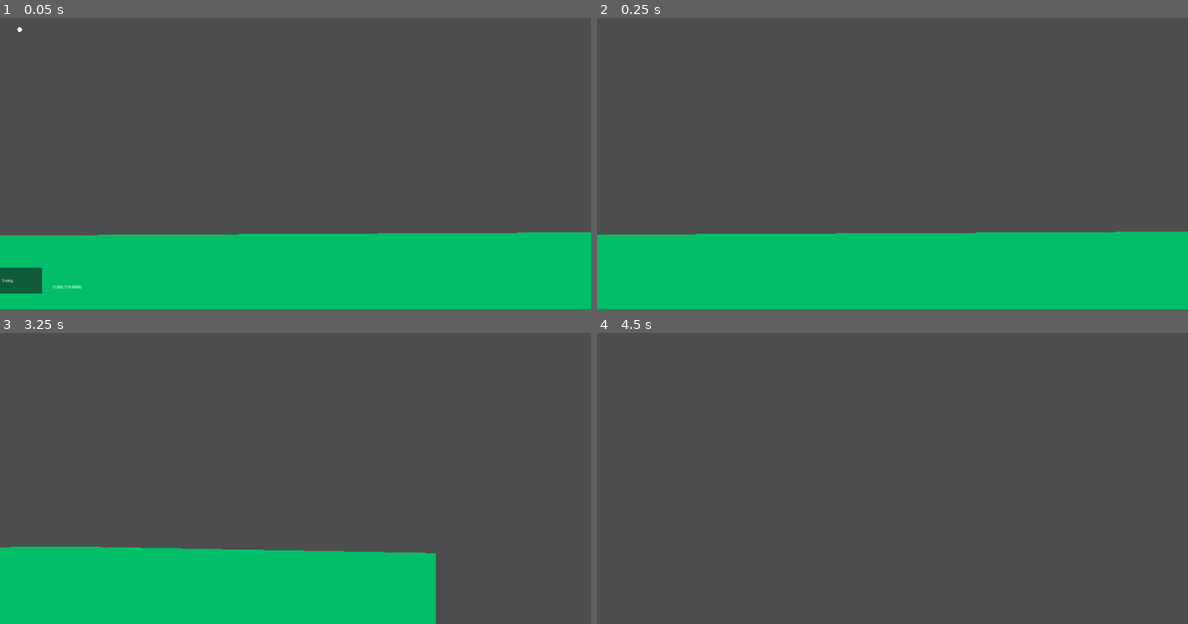
Above: before the commit, frames 1-4 (two rows, left to right).
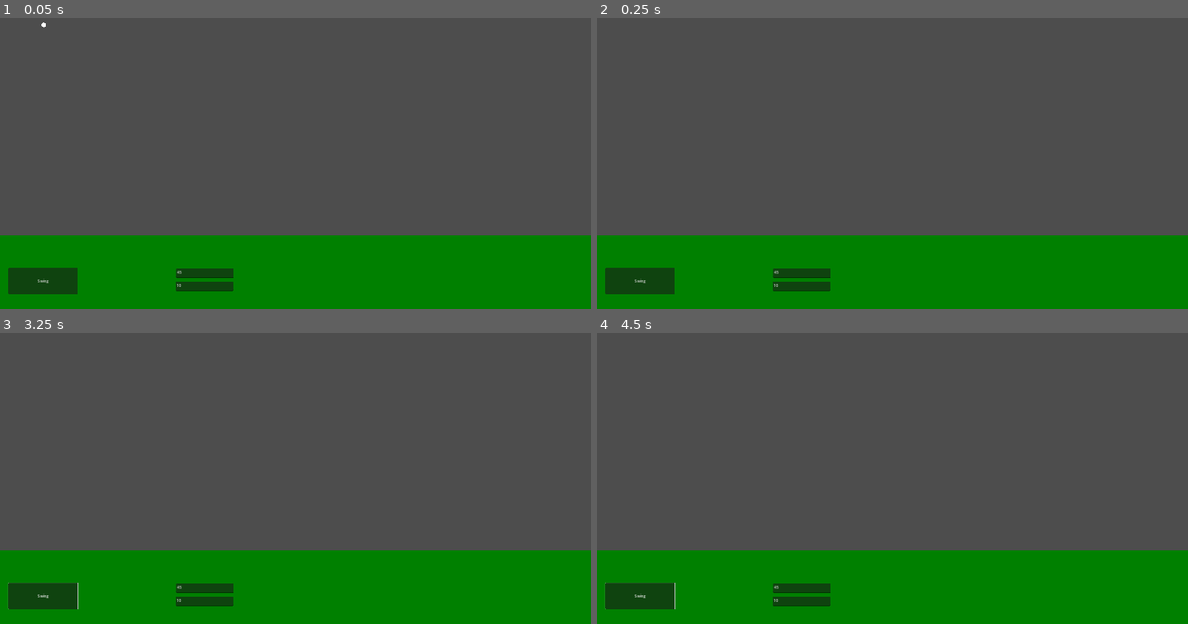
Above: after the commit, the same moments.

Repository: kentkalk/golf2d
Game: Godot game, scene res://MainGame/main_game.tscn
Same seed, same stepped clock (60 frames per second), same inputs: the game is played once before the commit and once after it.
Inputs (mouse positions are in pixels of both pictures, inside the frame that each line leads up to):
- Up to frame 1 (0.05 s): no input
- Up to frame 2 (0.25 s): no input
- Up to frame 3 (3.25 s): click (41, 594) at 0.5 s, where only the run after the commit has a clickable "Swing"; click (41, 594) at 1.25 s, where only the run after the commit has a clickable "Swing"; click (41, 594) at 2 s, where only the run after the commit has a clickable "Swing"; tap Enter at 2.75 s; move the mouse to (425, 440) at 2.77 s
- Up to frame 4 (4.5 s): move the mouse to (774, 475) at 3.52 s; tap Space at 4.25 s; move the mouse to (951, 385) at 4.27 s

The runs differ from the first frame. In frame 1, 26% of the frame differs, in the area x 0-100%, y 1-100%; in frame 2, 26%, in the area x 0-100%, y 73-100%; in frame 3, 26%; in frame 4, 25%.

Commit message:
Daily update, more mature mechanics

Diff:
--- a/MainGame/main_game.tscn
+++ b/MainGame/main_game.tscn
@@ -1,34 +1,38 @@
-[gd_scene load_steps=5 format=3 uid="uid://86xt68bdifyu"]
+[gd_scene load_steps=6 format=3 uid="uid://86xt68bdifyu"]
 
+[ext_resource type="Script" path="res://MainGame/scripts/Ground.gd" id="1_b3qrn"]
 [ext_resource type="Script" path="res://MainGame/scripts/Ball.gd" id="1_b7qy7"]
 [ext_resource type="Script" path="res://MainGame/scripts/main_game.gd" id="1_nx0wg"]
 [ext_resource type="Script" path="res://MainGame/scripts/Button.gd" id="2_4forr"]
 [ext_resource type="Script" path="res://MainGame/scripts/Camera2D.gd" id="2_ltgkg"]
 
 [node name="MainGame" type="Node2D"]
+position = Vector2(1280, 720)
 script = ExtResource("1_nx0wg")
 
-[node name="Camera2D" type="Camera2D" parent="."]
-position = Vector2(1284, 722)
-script = ExtResource("2_ltgkg")
-
 [node name="Ground" type="StaticBody2D" parent="."]
-position = Vector2(1336, 813)
-
-[node name="CollisionPolygon2D" type="CollisionPolygon2D" parent="Ground"]
-position = Vector2(-1348, -687)
-polygon = PackedVector2Array(-81, 1000, 2881, 984, 4845, 1012, 4851, 1568, -79, 1609)
-
-[node name="Polygon2D" type="Polygon2D" parent="Ground"]
-color = Color(1.01075e-06, 0.742912, 0.409696, 1)
-polygon = PackedVector2Array(-1437, 311, 1965, 293, 3505, 321, 3507, 895, -1441, 928)
+script = ExtResource("1_b3qrn")
 
 [node name="Ball" type="RigidBody2D" parent="."]
-position = Vector2(239, 227)
+position = Vector2(-1048, -514)
+mass = 0.04
 script = ExtResource("1_b7qy7")
 ball_radius = 10.0
 
-[node name="Button" type="Button" parent="."]
+[node name="Camera2D" type="Camera2D" parent="."]
+position_smoothing_enabled = true
+position_smoothing_speed = 1.0
+script = ExtResource("2_ltgkg")
+
+[node name="HUD" type="CanvasLayer" parent="."]
+
+[node name="Label" type="Label" parent="HUD"]
+offset_left = 382.0
+offset_top = 1334.0
+offset_right = 422.0
+offset_bottom = 1357.0
+
+[node name="Button" type="Button" parent="HUD"]
 offset_left = 36.0
 offset_top = 1262.0
 offset_right = 337.0
@@ -36,8 +40,16 @@
 text = "Swing"
 script = ExtResource("2_4forr")
 
-[node name="Label" type="Label" parent="."]
-offset_left = 382.0
-offset_top = 1334.0
-offset_right = 422.0
-offset_bottom = 1357.0
+[node name="Angle" type="TextEdit" parent="HUD"]
+offset_left = 763.0
+offset_top = 1264.0
+offset_right = 1012.0
+offset_bottom = 1305.0
+text = "45"
+
+[node name="Power" type="TextEdit" parent="HUD"]
+offset_left = 761.0
+offset_top = 1321.0
+offset_right = 1010.0
+offset_bottom = 1362.0
+text = "10"
--- a/MainGame/scripts/Ball.gd
+++ b/MainGame/scripts/Ball.gd
@@ -12,7 +12,18 @@
 
 # Called every frame. 'delta' is the elapsed time since the previous frame.
 func _process(delta):
-	pass
+
+	# Freezes ball if it moves too slow, play was continuing forever otherwise
+	if self.linear_velocity.length() < 25:
+		self.freeze = true
 
 func _draw():
 	draw_circle(Vector2(0,0),ball_radius,Color.WHITE)
+
+# Called by user interface to strike the ball
+func strike(angle: float, power: float):
+	self.freeze = false
+	var shotvector = Vector2(0,0)
+	shotvector.x = power * cos(angle)
+	shotvector.y = -(power * sin(angle))
+	apply_central_impulse(shotvector)
--- a/MainGame/scripts/Button.gd
+++ b/MainGame/scripts/Button.gd
@@ -11,4 +11,6 @@
 	pass
 
 func _button_pressed():
-	get_parent().get_node("Ball").apply_central_impulse(Vector2(500.0,-500.0))
+	var shotangle = deg_to_rad(float(get_parent().get_node("Angle").text))
+	var shotpower = float(get_parent().get_node("Power").text)
+	get_tree().get_root().get_node("MainGame/Ball").strike(shotangle,shotpower)
--- a/MainGame/scripts/Camera2D.gd
+++ b/MainGame/scripts/Camera2D.gd
@@ -1,29 +1,19 @@
 extends Camera2D
-
-@export var screen_scroll_speed: float = 50.0
-@export var min_viewport: float = 0.0
-@export var max_viewport: float = 5120.0
 
 # Called when the node enters the scene tree for the first time.
 func _ready():
-	pass
-
+	self.limit_left = 0
+	self.limit_right = get_parent().get_node("Ground").width
 
 # Called every frame. 'delta' is the elapsed time since the previous frame.
 func _process(delta):
 
-	# Camera scrolling side to side by mouse
-	var mousex = get_viewport().get_mouse_position().x
-	var screenwidth = get_viewport().size.x
-
-	if mousex < (screenwidth * 0.05):
-		offset.x = offset.x	- screen_scroll_speed
-
-	if mousex > (screenwidth * 0.95):
-		offset.x = offset.x + screen_scroll_speed
-
-	if offset.x < min_viewport:
-		offset.x = min_viewport
-
-	if offset.x > max_viewport:
-		offset.x = max_viewport
+	# Scrolls camera, follows ball if it is moving, otherwise follows mouse if at edge of screen
+	if (get_parent().get_node("Ball").freeze == false):
+		self.position.x = get_parent().get_node("Ball").position.x
+	else:
+		var mousex = get_viewport().get_mouse_position().x
+		var leftscrollarea = get_viewport().size.x * 0.05
+		var rightscrollarea = get_viewport().size.x * 0.95
+		if ((mousex < leftscrollarea) or (mousex > rightscrollarea)):
+			self.position.x = get_viewport().get_mouse_position().x
--- /dev/null
+++ b/MainGame/scripts/Ground.gd
@@ -0,0 +1,22 @@
+extends StaticBody2D
+
+@export var width: float = 2560.0
+
+# Called when the node enters the scene tree for the first time.
+func _ready():
+	var polyarray = PackedVector2Array([Vector2(-1280,400),Vector2(3840,400), Vector2(3840,720),Vector2(-1280,720)])
+	width = 2560 * 2
+
+	var visiblepoly = Polygon2D.new()
+	visiblepoly.set_polygon(polyarray)
+	visiblepoly.color = Color.WEB_GREEN
+
+	var collisionpoly = CollisionPolygon2D.new()
+	collisionpoly.set_polygon(polyarray)
+
+	add_child(visiblepoly)
+	add_child(collisionpoly)
+
+# Called every frame. 'delta' is the elapsed time since the previous frame.
+func _process(delta):
+	pass
--- a/MainGame/scripts/main_game.gd
+++ b/MainGame/scripts/main_game.gd
@@ -8,5 +8,4 @@
 
 # Called every frame. 'delta' is the elapsed time since the previous frame.
 func _process(delta):
-
-	get_node("Label").text = str(get_viewport().get_mouse_position())
+	pass
--- a/project.godot
+++ b/project.godot
@@ -24,3 +24,4 @@
 [rendering]
 
 renderer/rendering_method="mobile"
+anti_aliasing/quality/msaa_2d=1
Not shown, changed: README.md
